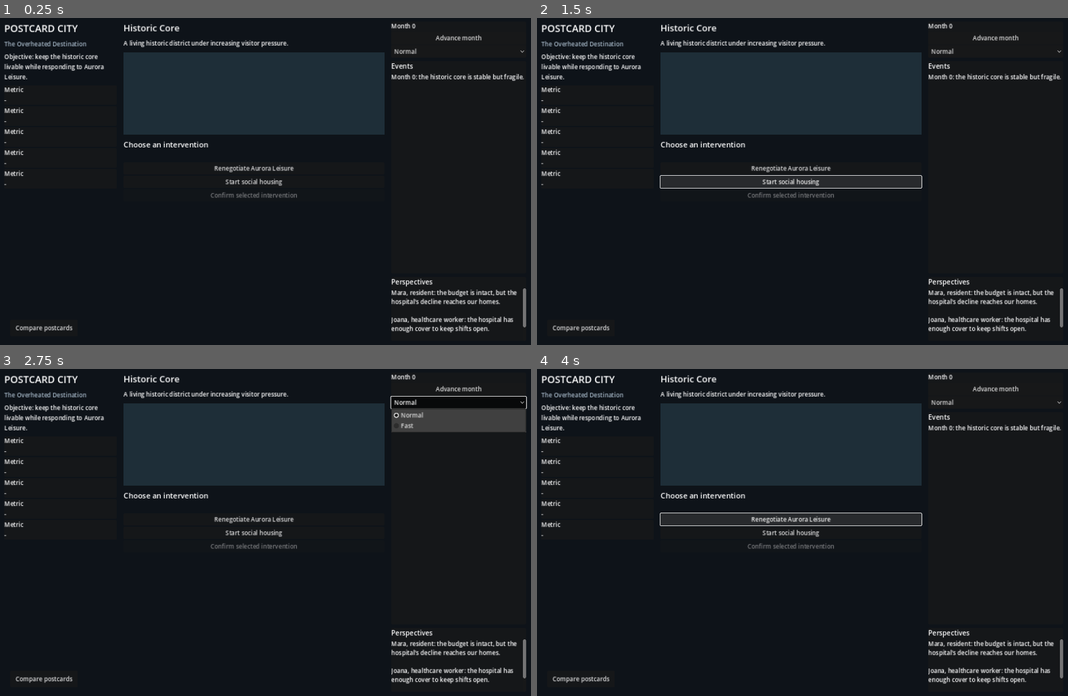
Above: before the commit, frames 1-4 (two rows, left to right).
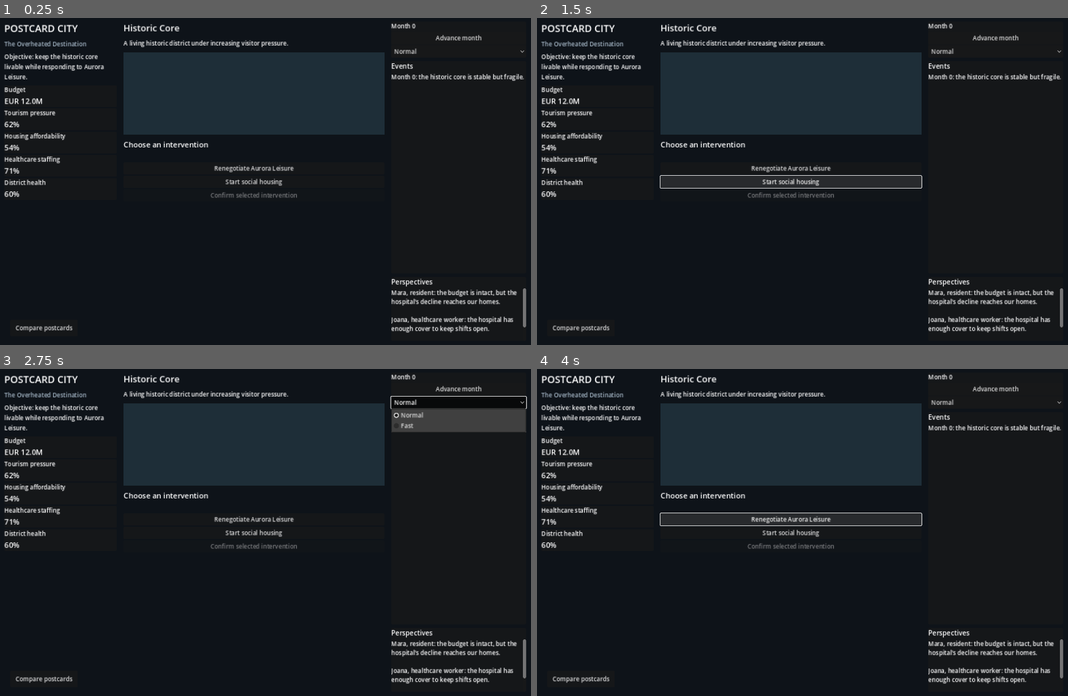
Above: after the commit, the same moments.

Repository: xabiervc/postcard-city
Game: Godot game, scene res://scenes/app/game_shell.tscn
Two runs of this game, one before a commit and one after it. Both use one fixed random seed, a clock stepped at 60 frames per second and the inputs below. This scene is started directly instead of the project's main scene.
Inputs:
- Up to frame 1 (0.25 s): no input
- Up to frame 2 (1.5 s): click "Start social housing" at 0.5 s; click "Start social housing" at 1.25 s
- Up to frame 3 (2.75 s): click "Normal" at 2 s
- Up to frame 4 (4 s): click "Normal" at 2.75 s; click "Renegotiate Aurora Leisure" at 3.5 s

The runs differ from the first frame. In frame 1, 0.9% of the frame differs, in the area x 0-13%, y 21-55%; in frame 2, 0.9%; in frame 3, 0.9%; in frame 4, 0.9%.
Error in both runs: Invalid access to property or key 'pressed' on a base object of type 'null instance'. (res://scripts/gameplay.gd:22)

Commit message:
Avoid metric card scene parser incompatibility

Diff:
--- a/godot/scripts/gameplay.gd
+++ b/godot/scripts/gameplay.gd
@@ -70,14 +70,25 @@
 func _on_outcome_changed(outcome: Dictionary) -> void:
     tradeoff.text = str(outcome.get("text", ""))
 
+func _make_metric_card(title: String, value: String) -> PanelContainer:
+    var card := PanelContainer.new()
+    var content := VBoxContainer.new()
+    var name_label := Label.new()
+    var value_label := Label.new()
+    name_label.text = title
+    value_label.text = value
+    value_label.add_theme_font_size_override("font_size", 20)
+    content.add_child(name_label)
+    content.add_child(value_label)
+    card.add_child(content)
+    return card
+
 func _render_metrics(current: Dictionary) -> void:
     for child in metric_panel.get_children():
         child.queue_free()
     var metrics: Array[Array] = [["Budget", "EUR %.1fM" % (float(current.get("budget", 0.0)) / 1000000.0)], ["Tourism p …(354 unchanged characters)…
     for item: Array in metrics:
-        var card: Control = preload("res://scenes/ui/metric_card.tscn").instantiate()
-        metric_panel.add_child(card)
-        card.set_metric(str(item[0]), str(item[1]))
+        metric_panel.add_child(_make_metric_card(str(item[0]), str(item[1])))
 
 func _show_postcard_comparison() -> void:
     postcard_compare.show_comparison(session.postcard_comparison())
